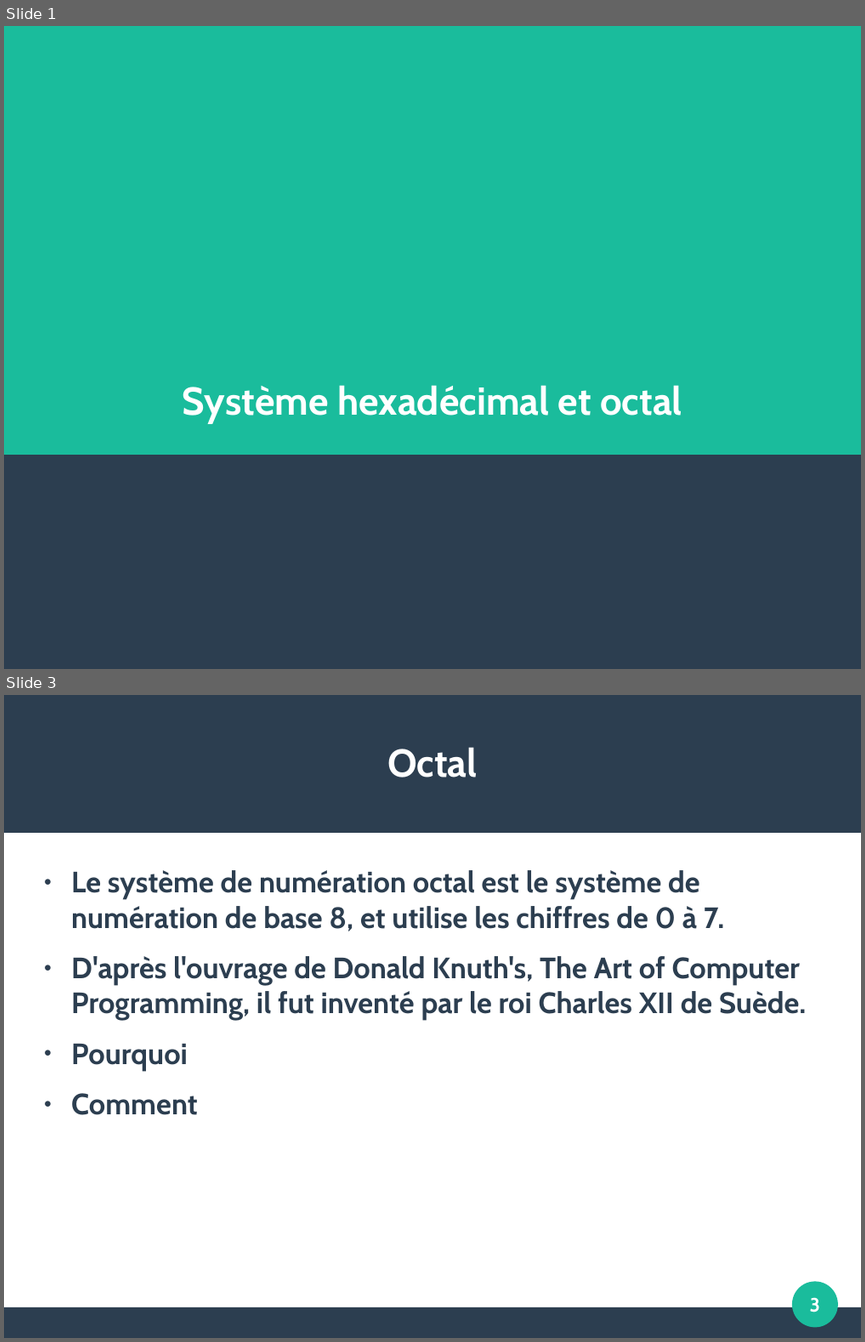
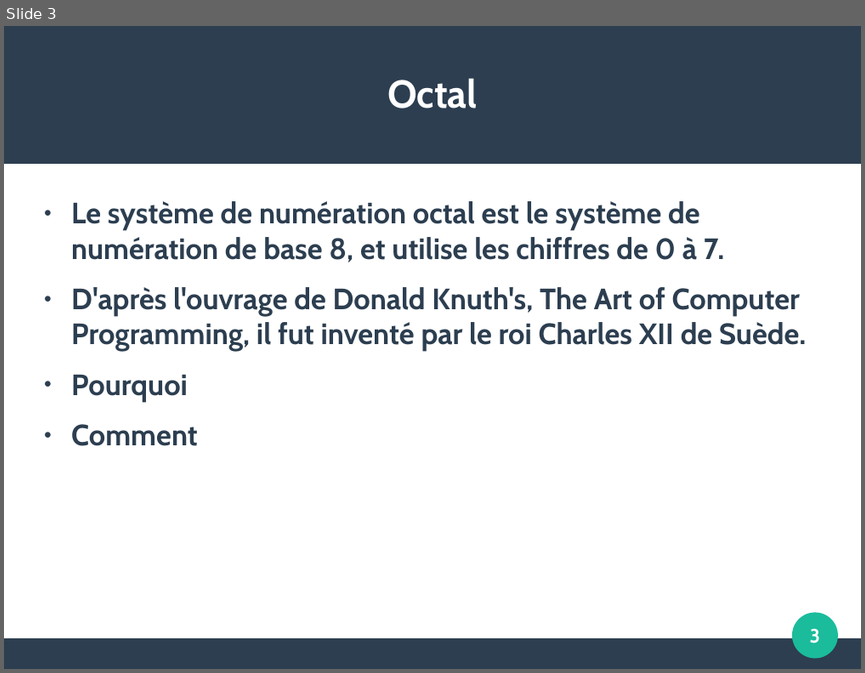
Before and after one commit to JulieMarielaure/Projet1BGE, a slide deck: Hexadécimal Octal.odp. Shown one above the other, each under a label of ours: slides 1 and 3 before the commit, slide 3 after it; the slides between them are not shown. The pictures are 865x1342 and 865x673 pixels, drawn with LibreOffice and Linux fonts; fonts in the diff are those of the drawing. Boxes give left, top, right and bottom in pixels: in the first picture for what was removed or moved away, otherwise in the second. Text is boxed around its words. In the diff, an @@ line names an element or a change of style, - is before the commit and + after.

```diff
--- a/Hexadécimal Octal.odp
+++ b/Hexadécimal Octal.odp
@@ slide 1 removed at [4,26,861,669], background #2C3E50 @@
@@ rectangle removed at [4,26,861,454] @@
@@ title removed at [182,385,682,424] @@
-Système hexadécimal et octal
```
Also in this commit, not shown: 3 slides changed, 2 slides added, 1 other slide removed, 1 other file.
